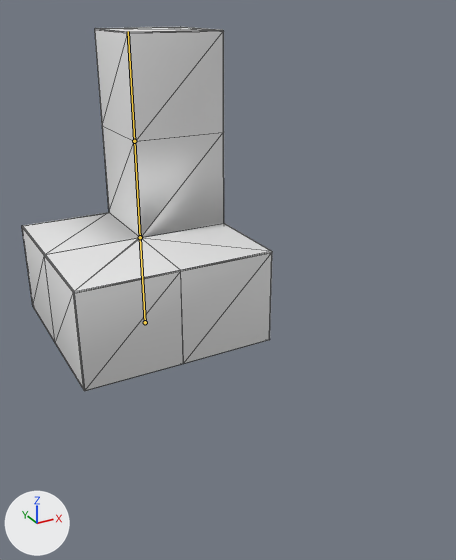
An edit to the glTF model assets/runtime/enemy/fryling/lod0.glb, drawn before and after from the same camera.
The view is the same before and after, from a 50 mm camera at (-1.2, -6.9, 3.24) aimed at (1.3, -2.34, 0.97). Arrows for +X, +Y and +Z are at lower left; the lights stay in place. The older version comes first. The bones that bend it are drawn over the model as lines. Mesh edges are drawn as thin lines.

The first picture shows 'fryling-blockout_lod0'.
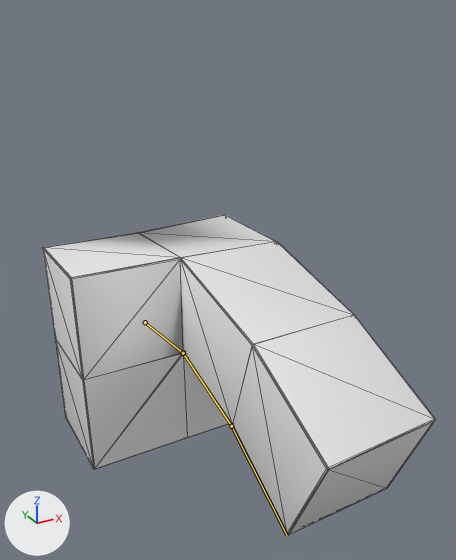
The newer file adds an action. The first version stands in its rest pose; the second is drawn at frame 18 of the action 'death'.

What differs and where, as boxes [x1, y1, x2, y2] in the pictures (456 x 560 px):
'fryling-blockout_lod0', posed (57% wider, 12% shorter)
    before: [22, 27, 272, 391]
    after: [43, 215, 435, 535]
bone 'root', root to tip
    before: (145, 322) to (140, 237)
    after: (145, 322) to (183, 353)
bone 'mid', root to tip
    before: (140, 237) to (134, 141)
    after: (183, 353) to (231, 426)
bone 'tip', root to tip
    before: (134, 141) to (128, 31)
    after: (231, 426) to (287, 535)

Patch to the scene script:
```diff
--- a/assets/runtime/enemy/fryling/lod0.glb.py
+++ b/assets/runtime/enemy/fryling/lod0.glb.py
@@ bone_root @@
 bone_root = bpy.data.objects['skeleton.creature-small.v1'].pose.bones['root']
-bone_root.rotation_quaternion = (1.0, 0.0, 0.0, 0.0)  # degrees (0, 0, 0)
+bone_root.rotation_quaternion = (0.748, 0.663, 0.0, 0.0)  # degrees (83, 0, 0)
@@ bone_mid @@
 bone_mid = bpy.data.objects['skeleton.creature-small.v1'].pose.bones['mid']  # child of 'root'
-bone_mid.rotation_quaternion = (1.0, 0.0, 0.0, 0.0)  # degrees (0, 0, 0)
+bone_mid.rotation_quaternion = (0.985, 0.174, 0.0, 0.0)  # degrees (20, 0, 0)
@@ bone_tip @@
 bone_tip = bpy.data.objects['skeleton.creature-small.v1'].pose.bones['tip']  # child of 'mid'
-bone_tip.rotation_quaternion = (1.0, 0.0, 0.0, 0.0)  # degrees (0, 0, 0)
+bone_tip.rotation_quaternion = (0.992, 0.125, 0.0, 0.0)  # degrees (14, 0, 0)
```
